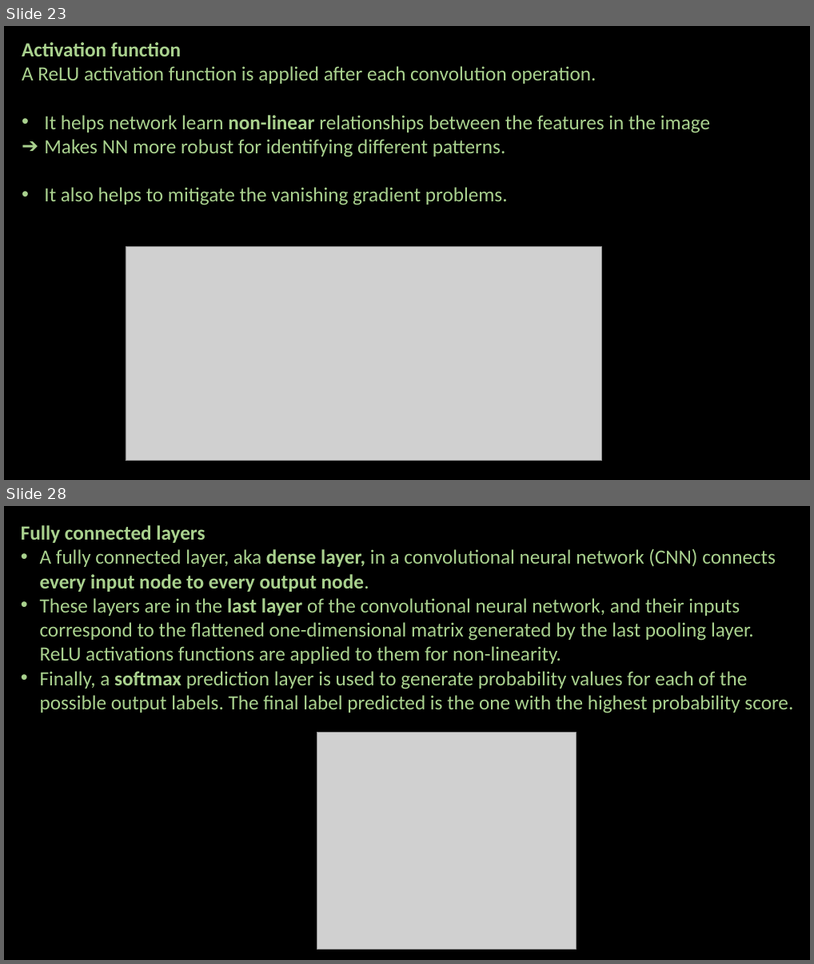
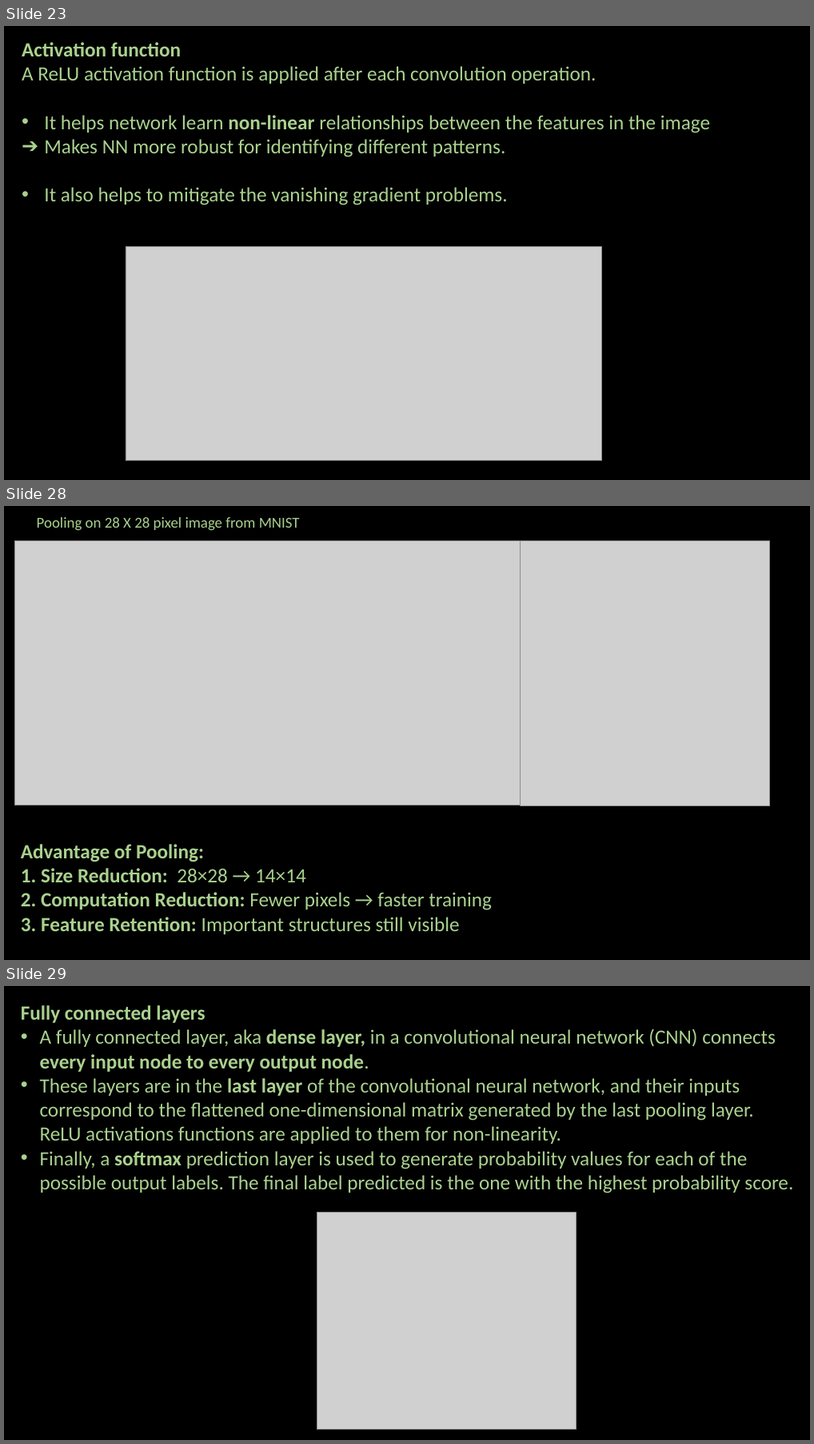
Before and after one commit to ash322ash422/youtube, a slide deck: deep_learning/2_CNN/CNN-2-Core-Principles.pptx. Shown one above the other, each under a label of ours: slides 23 and 28 before the commit, slides 23, 28 and 29 after it; the slides between them are not shown. The pictures are 814x964 and 814x1444 pixels, drawn with LibreOffice and Linux fonts; fonts in the diff are those of the drawing; grey boxes stand for pictures; background and template pictures are left out. Boxes give left, top, right and bottom in pixels: in the first picture for what was removed or moved away, otherwise in the second. Text is boxed around its words. In the diff, an @@ line names an element or a change of style, - is before the commit and + after.

```diff
--- a/deep_learning/2_CNN/CNN-2-Core-Principles.pptx
+++ b/deep_learning/2_CNN/CNN-2-Core-Principles.pptx
@@ slide 28 added at bbox=[4, 506, 810, 960], background #000000 @@
@@ text added at bbox=[37, 517, 300, 531], 18 pt, text #A9D18E @@
+Pooling on 28 X 28 pixel image from MNIST
@@ picture added at bbox=[15, 540, 521, 805] @@
@@ picture added at bbox=[521, 541, 770, 806] @@
@@ text added at bbox=[21, 844, 492, 934], 24 pt, text #A9D18E, bold @@
+Advantage of Pooling:
+1. Size Reduction: 28×28 → 14×14
+2. Computation Reduction: Fewer pixels → faster training
+3. Feature Retention: Important structures still visible
@@ what was slide 28 is now slide 29 @@
```
Also in this commit, not shown: 3 slides changed, 32 other files.
